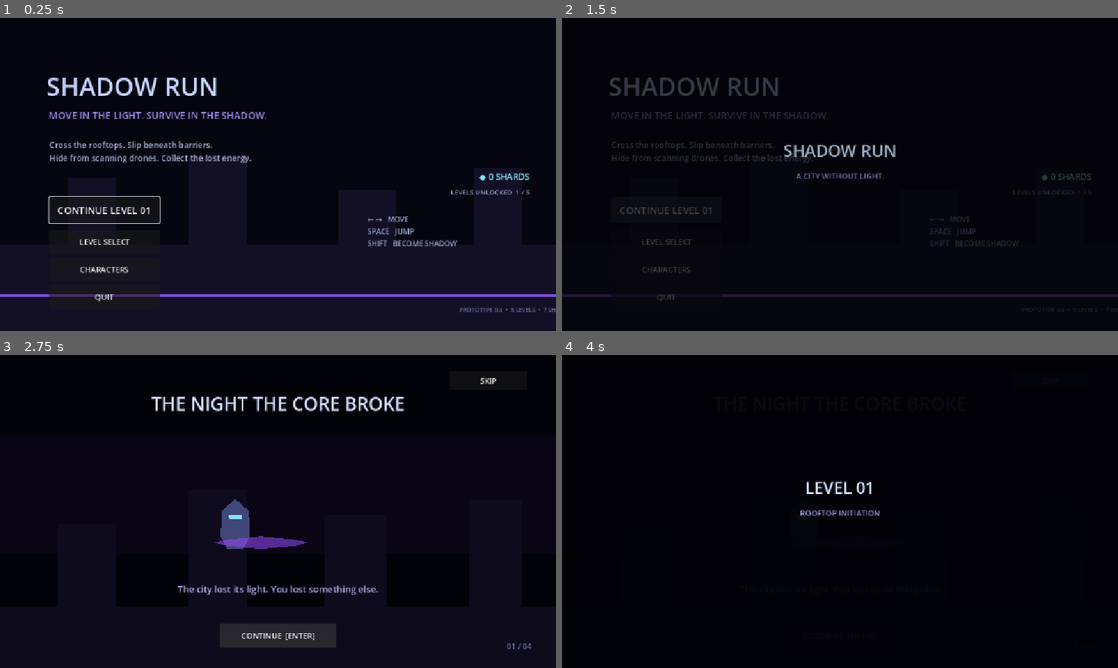
Above: before the commit, frames 1-4 (two rows, left to right).
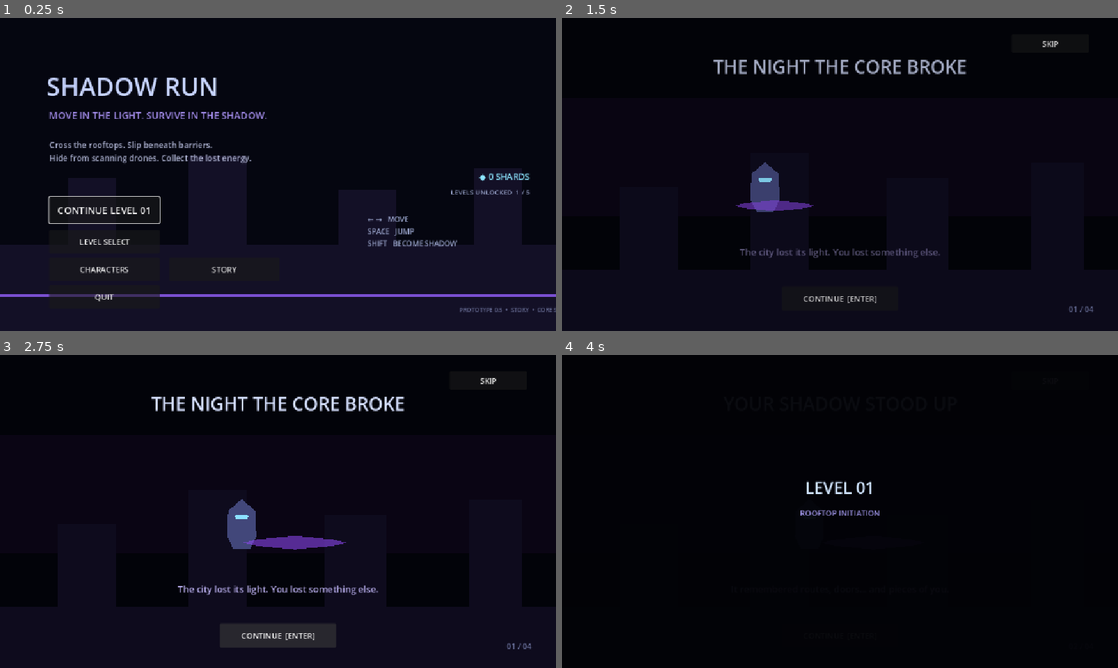
Above: after the commit, the same moments.

Repository: Yass29/shadow-run
Game: Godot game, scene res://main_menu.tscn
The game is run twice, just before and just after one commit, with the same random seed, the same clock (stepped at 60 frames per second) and the same inputs.
Inputs (mouse positions are in pixels of both pictures, inside the frame that each line leads up to):
- Up to frame 1 (0.25 s): no input
- Up to frame 2 (1.5 s): click (784, 268) at 0.5 s, where only the run after the commit has a clickable "STORY"; click (667, 208) at 1.25 s, where only the run before the commit has a clickable "CONTINUE LEVEL 01"
- Up to frame 3 (2.75 s): click "CONTINUE [ENTER]" at 2 s
- Up to frame 4 (4 s): click "CONTINUE [ENTER]" at 2.75 s; click "SKIP" at 3.5 s

The runs differ from the first frame. In frame 1, 0.1% of the frame differs, in the area x 38-100%, y 79-94%; in frame 2, 5.7%, in the area x 0-100%, y 7-94%; in frame 3, 0.8%; in frame 4, less than 0.1%.

Commit message:
Add replayable story button

Diff:
--- a/main_menu.tscn
+++ b/main_menu.tscn
@@ -83,6 +83,14 @@
 theme_override_font_sizes/font_size = 16
 text = "CHARACTERS"
 
+[node name="StoryButton" type="Button" parent="."]
+offset_left = 350.0
+offset_top = 495.0
+offset_right = 578.0
+offset_bottom = 544.0
+theme_override_font_sizes/font_size = 16
+text = "STORY"
+
 [node name="QuitButton" type="Button" parent="."]
 offset_left = 102.0
 offset_top = 552.0
@@ -127,10 +135,11 @@
 offset_bottom = 620.0
 theme_override_colors/font_color = Color(0.38, 0.4, 0.55, 1)
 theme_override_font_sizes/font_size = 12
-text = "PROTOTYPE 0.4  •  5 LEVELS  •  7 SHADOWS"
+text = "PROTOTYPE 0.5  •  STORY  •  CORE SENTINEL"
 horizontal_alignment = 2
 
 [connection signal="pressed" from="PlayButton" to="." method="_on_play_pressed"]
 [connection signal="pressed" from="LevelsButton" to="." method="_on_levels_pressed"]
 [connection signal="pressed" from="CharactersButton" to="." method="_on_characters_pressed"]
+[connection signal="pressed" from="StoryButton" to="." method="_on_story_pressed"]
 [connection signal="pressed" from="QuitButton" to="." method="_on_quit_pressed"]
